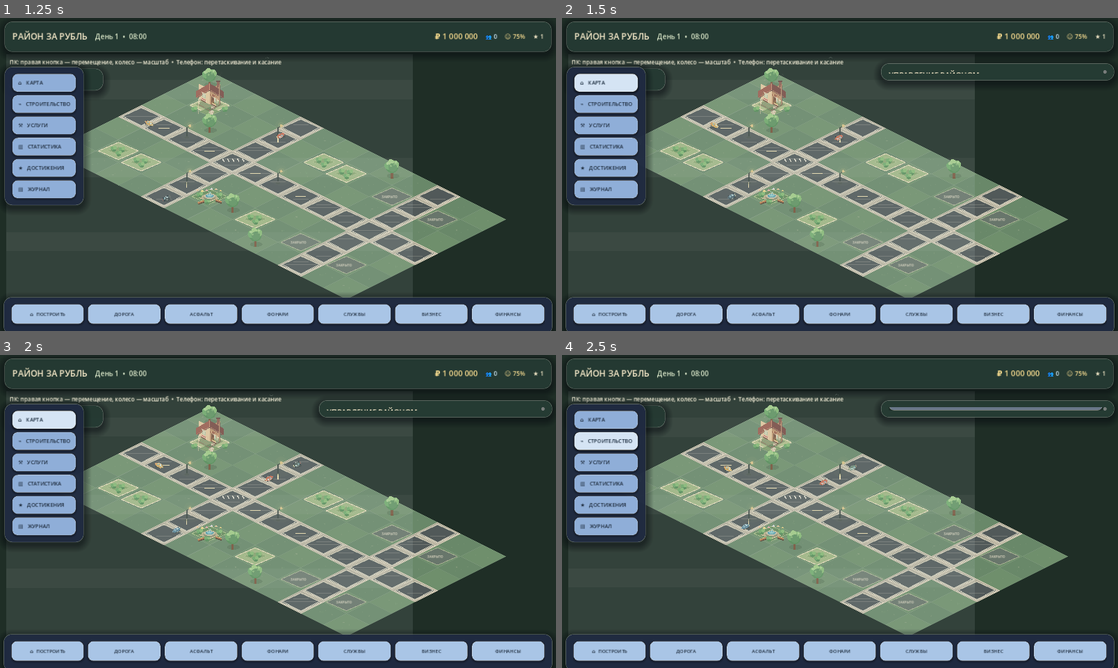
Above: before the commit, frames 1-4 (two rows, left to right).
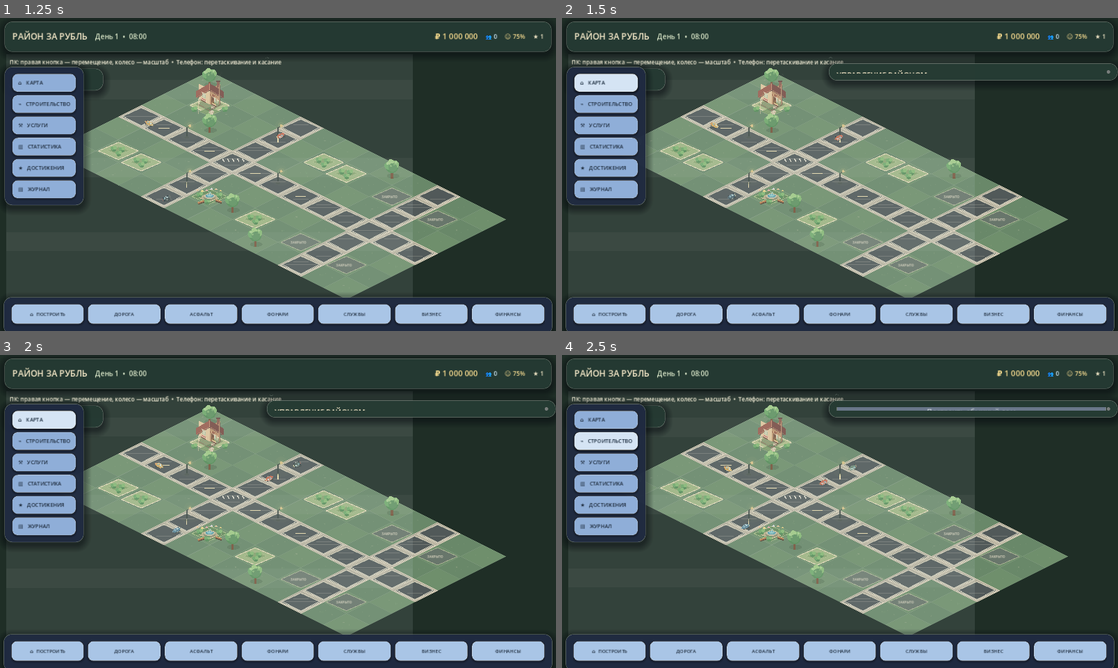
Above: after the commit, the same moments.

Repository: wellbi-creator/rayon-za-rubl
Game: Godot game, scene res://scenes/main.tscn
Two runs of this game, one before a commit and one after it. Both use one fixed random seed, a clock stepped at 60 frames per second and the inputs below.
Inputs (mouse positions are in pixels of both pictures, inside the frame that each line leads up to):
- Up to frame 1 (1.25 s): move the mouse to (400, 158) at 0.52 s; hold D from 0.53 s (still down); click (400, 158) at 0.67 s
- Up to frame 2 (1.5 s): release D at 1.25 s; click "⌂ КАРТА" at 1.25 s
- Up to frame 3 (2 s): no input
- Up to frame 4 (2.5 s): click "⌁ СТРОИТЕЛЬСТВО" at 2 s

Frame 1 is identical in both runs. In frame 2, 0.3% of the frame differs, in the area x 47-100%, y 13-22%; in frame 3, 0.3%; in frame 4, 0.4%.

Commit message:
UI: make district panel fill the right side

Diff:
--- a/scripts/main.gd
+++ b/scripts/main.gd
@@ -1531,12 +1531,16 @@
 		quickbar_panel.offset_bottom = -6.0
 		quickbar_panel.visible = viewport_size.y >= 320.0
 	if district_panel != null:
-		var panel_width := clampf(viewport_size.x * (0.58 if phone_landscape else (0.54 if compact else 0.42)), 300.0, 560.0)
-		district_panel.set_anchors_and_offsets_preset(Control.PRESET_TOP_RIGHT)
-		district_panel.offset_left = -panel_width - 8.0
+		# Use the complete right half of the viewport instead of a capped card width.
+		# The panel reaches the right edge while remaining separate from the left play area.
+		district_panel.anchor_left = 0.48
+		district_panel.anchor_top = 0.0
+		district_panel.anchor_right = 1.0
+		district_panel.anchor_bottom = 0.0
+		district_panel.offset_left = 0.0
 		district_panel.offset_top = 72.0 if phone_landscape else (82.0 if compact else 104.0)
-		district_panel.offset_right = -8.0
-		# Stop exactly above the bottom quickbar; never cover its touch targets.
+		district_panel.offset_right = 0.0
+		# Stop above the bottom quickbar so its buttons remain fully tappable.
 		district_panel.offset_bottom = -76.0 if phone_landscape or compact else -86.0
 	if top_hud_panel != null:
 		for hud_child in top_hud_panel.get_children():
